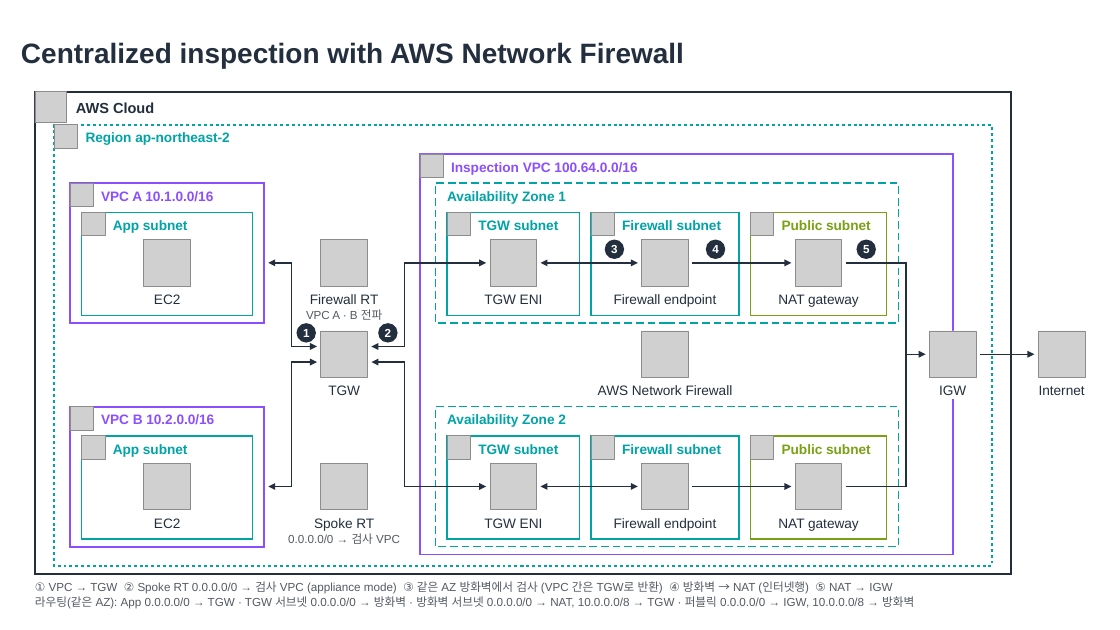
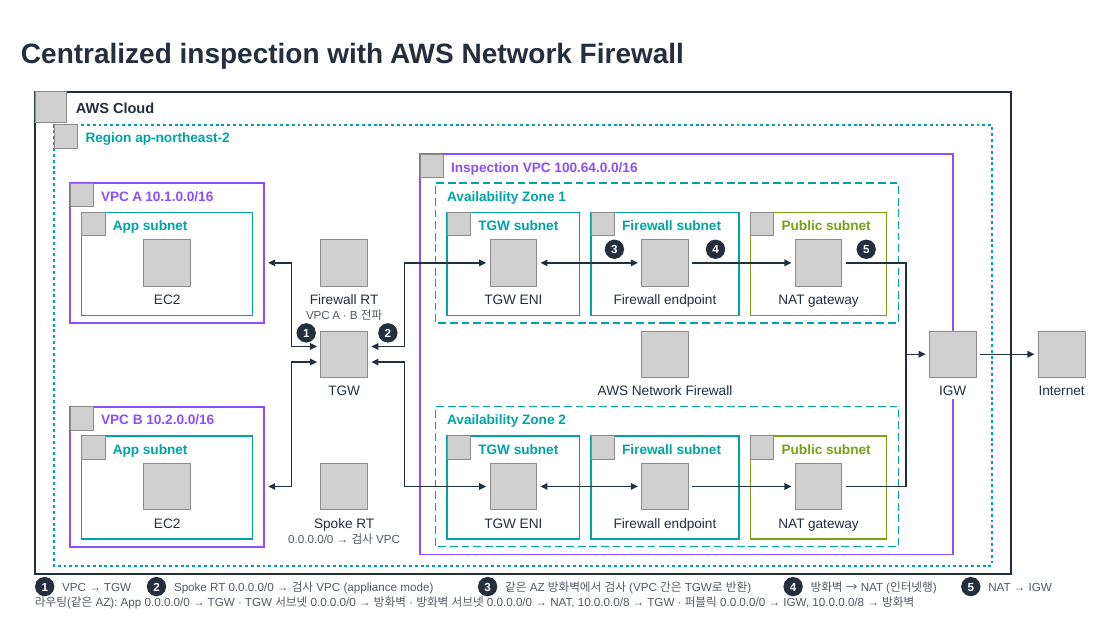
Before and after one commit to conft2k/aws-topology, a slide deck: slide 5 of docs/examples/reference-architectures.pptx. Drawn at 1120x630 pixels with LibreOffice and Linux fonts; fonts in the diff are those of the drawing; grey boxes stand for pictures. Boxes give left, top, right and bottom in pixels: in the first picture for what was removed or moved away, otherwise in the second. Text is boxed around its words. In the diff, an @@ line names an element or a change of style, - is before the commit and + after.

```diff
--- a/docs/examples/reference-architectures.pptx
+++ b/docs/examples/reference-architectures.pptx
@@ text at (x1=505, y1=581, x2=751, y2=594): text changed @@
-① VPC → TGW ② Spoke RT 0.0.0.0/0 → 검사 VPC (appliance mode) ③ 같은 AZ 방화벽에서 검사 (VPC 간은 TGW로 반환) ④ 방화벽 → NAT (인터넷행) ⑤ NAT → IGW
+같은 AZ 방화벽에서 검사 (VPC 간은 TGW로 반환)
@@ group added at (x1=35, y1=577, x2=1052, y2=597): 9 texts, 5 ellipses @@
+1
+VPC → TGW
+2
+Spoke RT 0.0.0.0/0 → 검사 VPC (appliance mode)
+3
+4
+방화벽 → NAT (인터넷행)
+5
+NAT → IGW
```
Also in this commit, not shown: 1 other slide changed, 11 other files.
